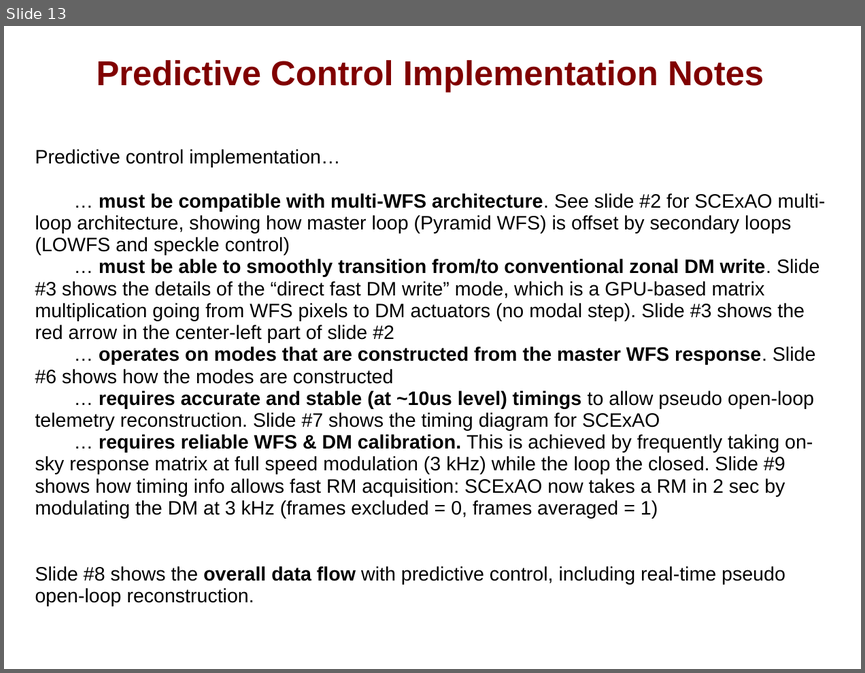
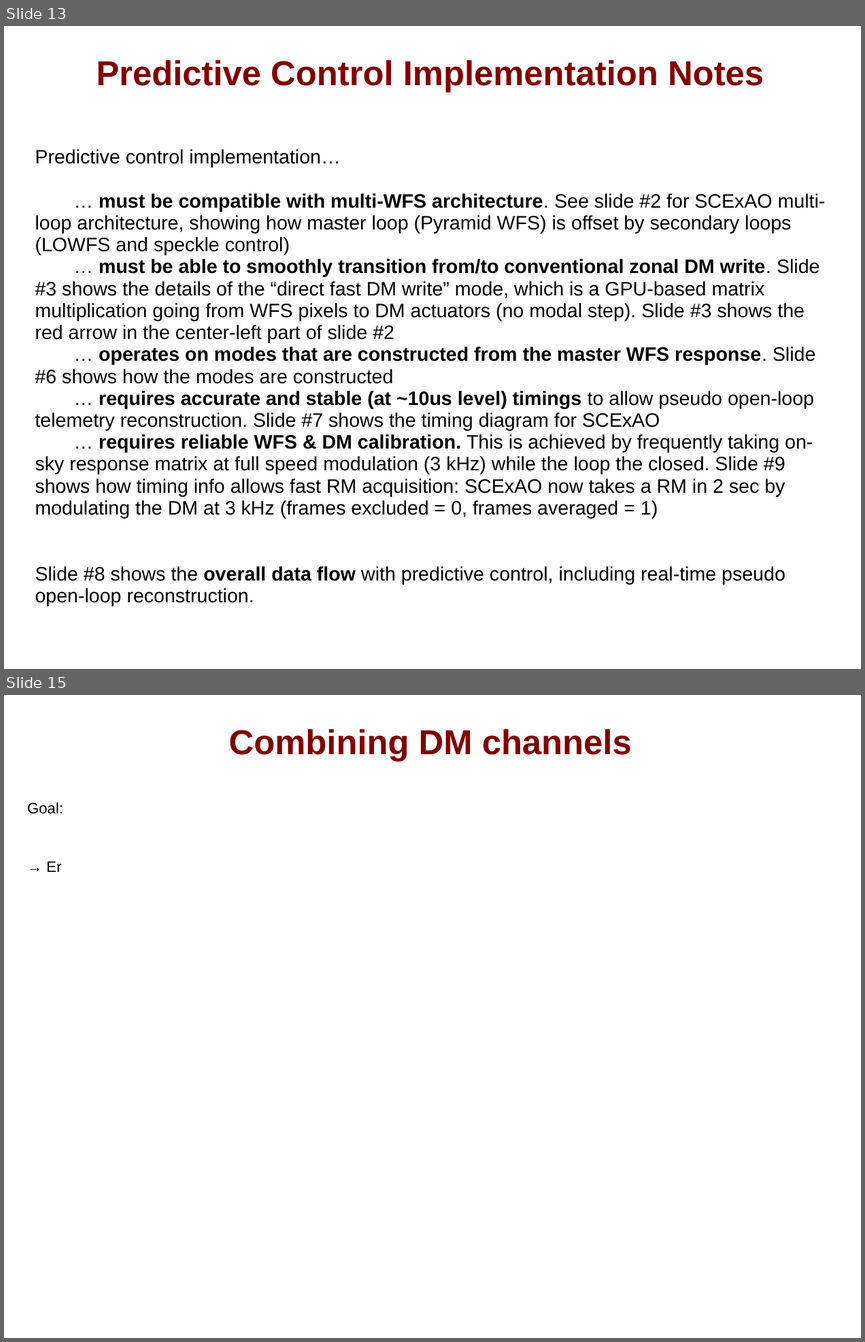
Before and after one commit to oguyon/Cfits, a slide deck: src/AOloopControl/doc/AOloopControl_figs.ppt. Shown one above the other, each under a label of ours: slide 13 before the commit, slides 13 and 15 after it; the slides between them are not shown. The pictures are 865x673 and 865x1342 pixels, drawn with LibreOffice and Linux fonts; fonts in the diff are those of the drawing. Boxes give left, top, right and bottom in pixels: in the first picture for what was removed or moved away, otherwise in the second. Text is boxed around its words. In the diff, an @@ line names an element or a change of style, - is before the commit and + after.

```diff
--- a/src/AOloopControl/doc/AOloopControl_figs.ppt
+++ b/src/AOloopControl/doc/AOloopControl_figs.ppt
@@ slide 15 added at (4,695,861,1338), background #FFFFFF @@
@@ title added at (229,729,632,762), 32 pt, text #800000, bold @@
+Combining DM channels
@@ text added at (27,802,63,814), 14 pt, text #000000 @@
+Goal:
@@ text added at (46,861,61,872), 14 pt, text #000000 @@
+→ Er
```
Also in this commit, not shown: 3 slides changed, 3 other files.
